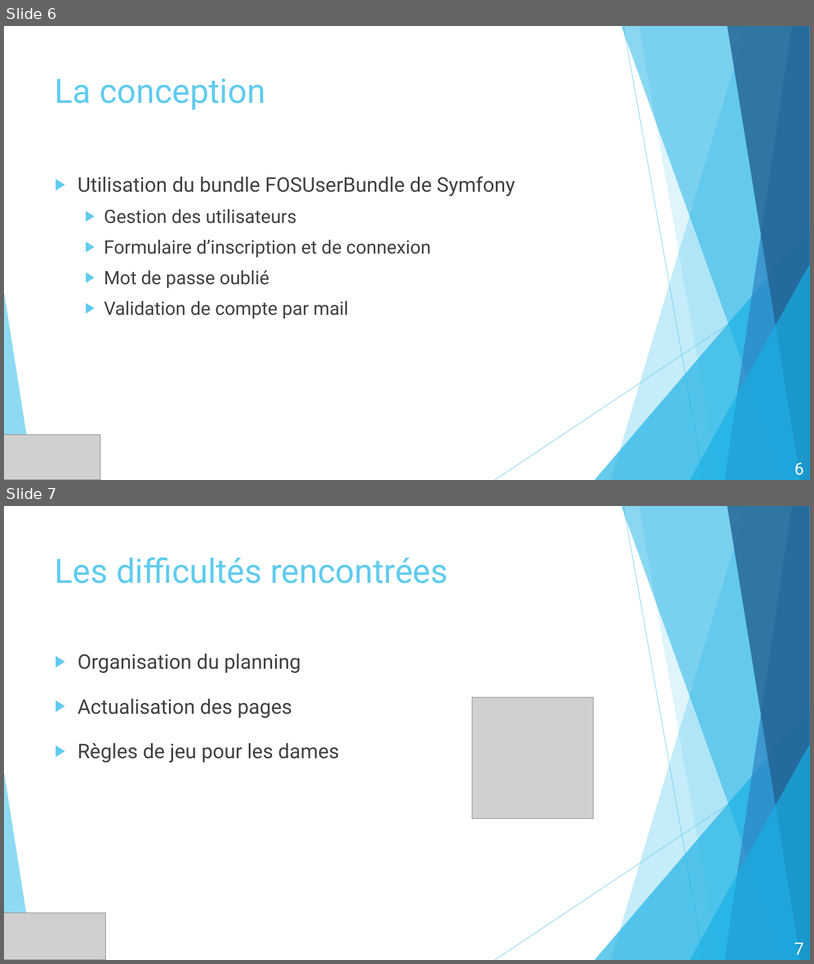
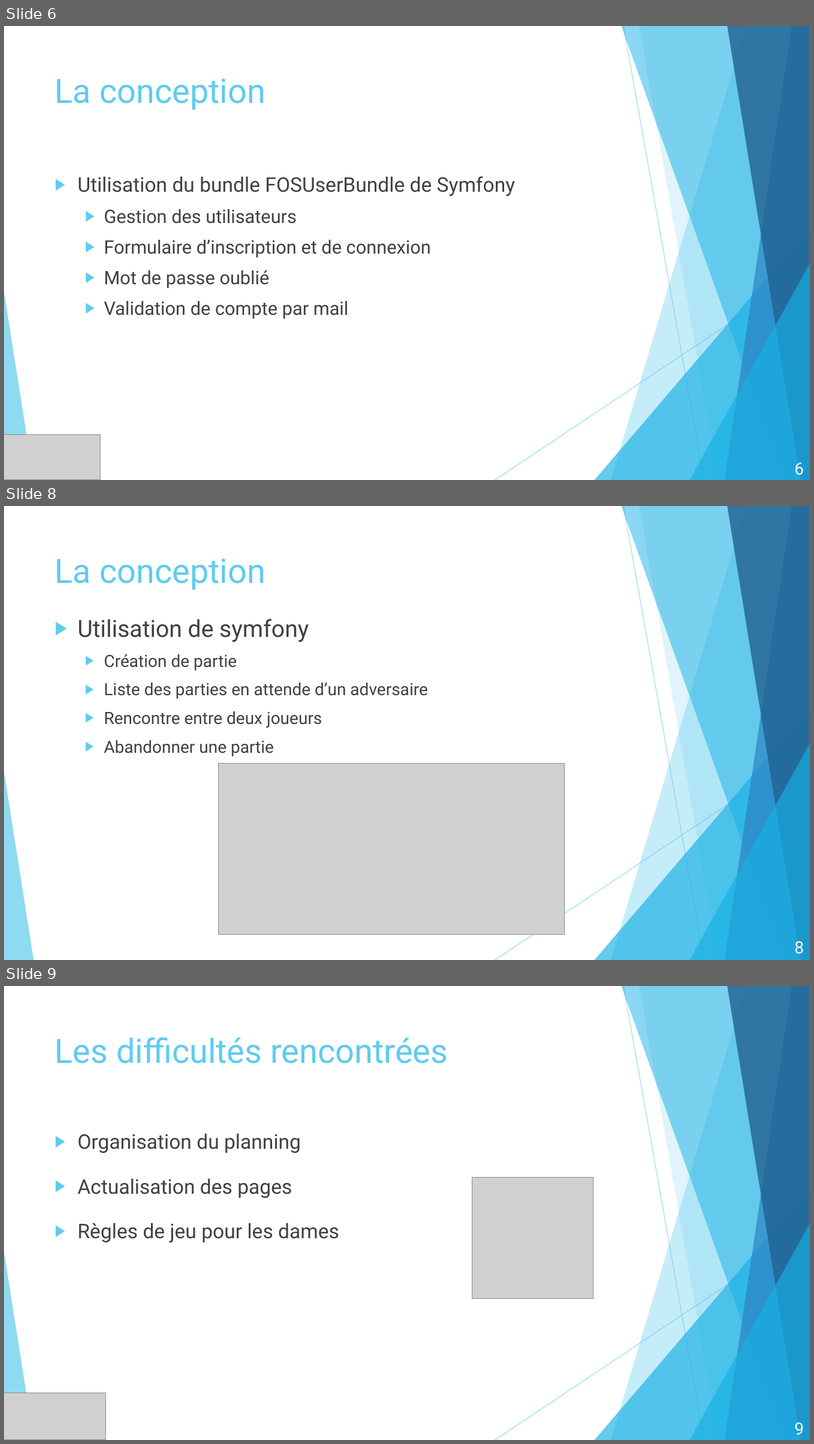
Before and after one commit to Thoril/JeuDeDames, a slide deck: Documents/Présentation.pptx. Shown one above the other, each under a label of ours: slides 6 and 7 before the commit, slides 6, 8 and 9 after it; the slides between them are not shown. The pictures are 814x964 and 814x1444 pixels, drawn with LibreOffice and Linux fonts; fonts in the diff are those of the drawing; grey boxes stand for pictures. Boxes give left, top, right and bottom in pixels: in the first picture for what was removed or moved away, otherwise in the second. Text is boxed around its words. In the diff, an @@ line names an element or a change of style, - is before the commit and + after.

```diff
--- a/Documents/Présentation.pptx
+++ b/Documents/Présentation.pptx
@@ slide 8 added at (x1=4, y1=506, x2=810, y2=960), background #FFFFFF; not listed: 10 template elements that a slide beside it also shows @@
@@ title added at (x1=55, y1=558, x2=266, y2=590), 40 pt, text #5FCBEF @@
+La conception
@@ text added at (x1=78, y1=619, x2=428, y2=756), 20 pt, text #404040 @@
+▶ Utilisation de symfony
+  ▶ Création de partie
+  ▶ Liste des parties en attende d’un adversaire
+  ▶ Rencontre entre deux joueurs
+  ▶ Abandonner une partie
@@ picture added at (x1=219, y1=763, x2=565, y2=934) @@
@@ page number added at (x1=795, y1=941, x2=804, y2=954), 20 pt, text #FFFFFF @@
+8
@@ what was slide 7 is now slide 9 @@
@@ page number at (x1=795, y1=1422, x2=804, y2=1434): text changed @@
-7
+9
```
Also in this commit, not shown: 1 slide changed, 1 other slide added, 1 other file.
